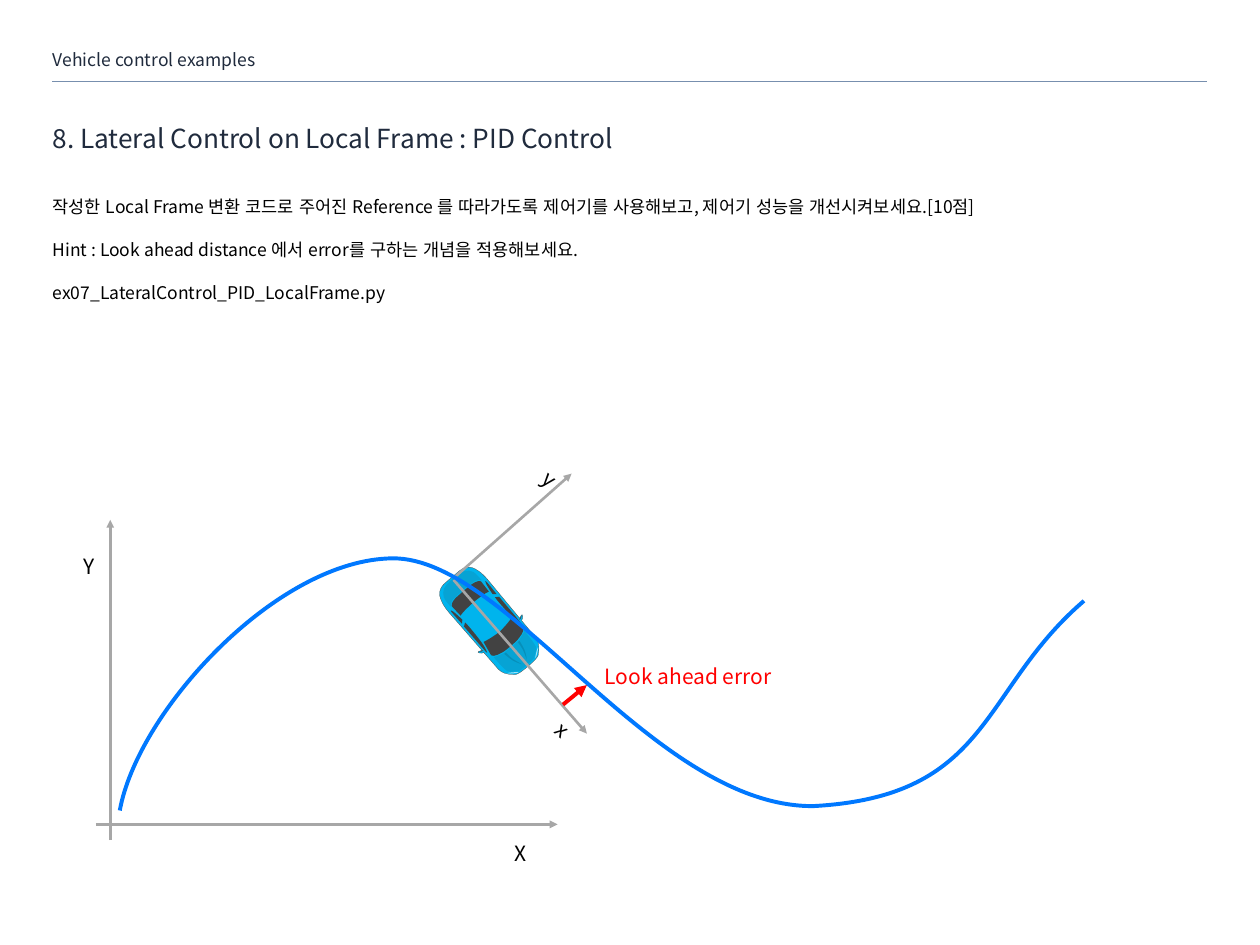
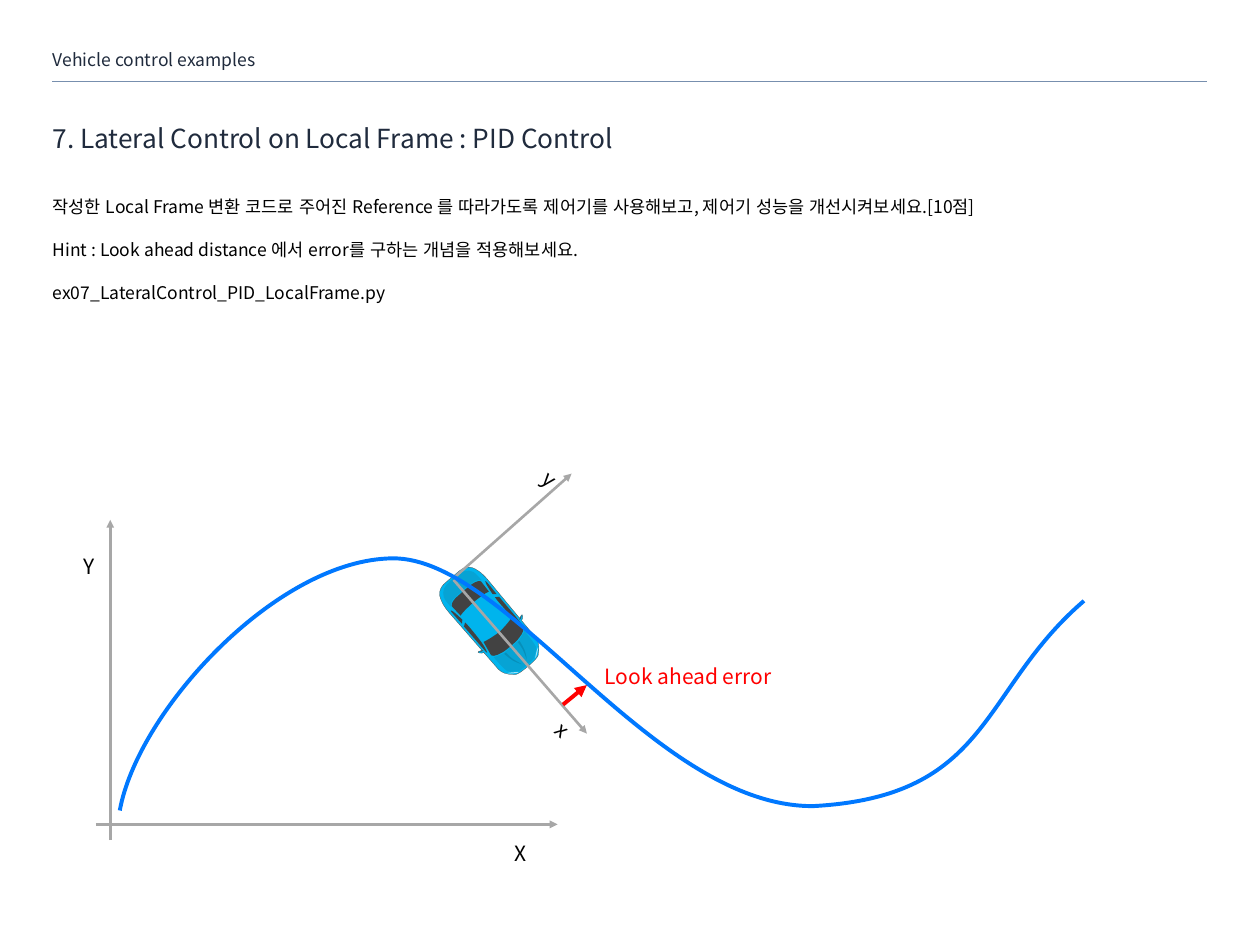
Before and after one commit to sangho007/ADAS, a slide deck: slide 7 of homework/03_VehicleControl.pptx. Drawn at 1260x945 pixels with LibreOffice and Linux fonts; fonts in the diff are those of the drawing. Boxes give left, top, right and bottom in pixels: in the first picture for what was removed or moved away, otherwise in the second. Text is boxed around its words. In the diff, an @@ line names an element or a change of style, - is before the commit and + after.

```diff
--- a/homework/03_VehicleControl.pptx
+++ b/homework/03_VehicleControl.pptx
@@ title at (52,127,613,149): text changed @@
-8. Lateral Control on Local Frame : PID Control
+7. Lateral Control on Local Frame : PID Control
```
